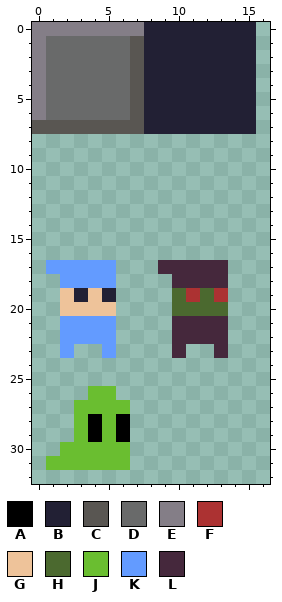
Two states of a pixel-art file, assets/tilesheet/tilesheet.ase. Above, as it was before the edit.
64x64 pixels, 1 frame. Shown: x 0..16, y 0..32.
Palette (. is transparent): A #000000  B #222034  C #595652  D #696a6a  E #847e87  F #ac3232  G #eec39a  H #4b692f  J #6abe30  K #639bff  L #45283c
The same view after the edit:
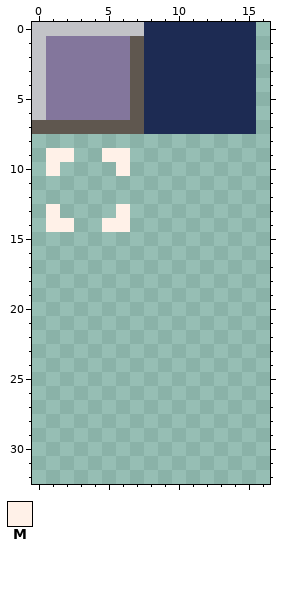
Colours new in this view: M #fff1e8
The exact change:
colour B: #222034 -> #1d2b53
colour C: #595652 -> #5f574f
colour D: #696a6a -> #83769c
colour E: #847e87 -> #c2c3c7
y 9: x 1..2 .. -> MM; x 5..6 .. -> MM
y 10: x 1 . -> M; x 6 . -> M
y 13: x 1 . -> M; x 6 . -> M
y 14: x 1..2 .. -> MM; x 5..6 .. -> MM
y 17: x 1..5 KKKKK -> .....; x 9..13 LLLLL -> .....
y 18: x 2..5 KKKK -> ....; x 10..13 LLLL -> ....
y 19: x 2..5 GBGB -> ....; x 10..13 HFHF -> ....
y 20: x 2..5 GGGG -> ....; x 10..13 HHHH -> ....
y 21..22: x 2..5 KKKK -> ....; x 10..13 LLLL -> ....
y 23: x 2 K -> .; x 5 K -> .; x 10 L -> .; x 13 L -> .
y 26: x 4..5 JJ -> ..
y 27: x 3..6 JJJJ -> ....
y 28..29: x 3..6 JAJA -> ....
y 30: x 2..6 JJJJJ -> .....
y 31: x 1..6 JJJJJJ -> ......
Boxes around the changes in both pictures, in picture pixels (x1, y1, x2, y2):
changed: (32, 22, 256, 470)
